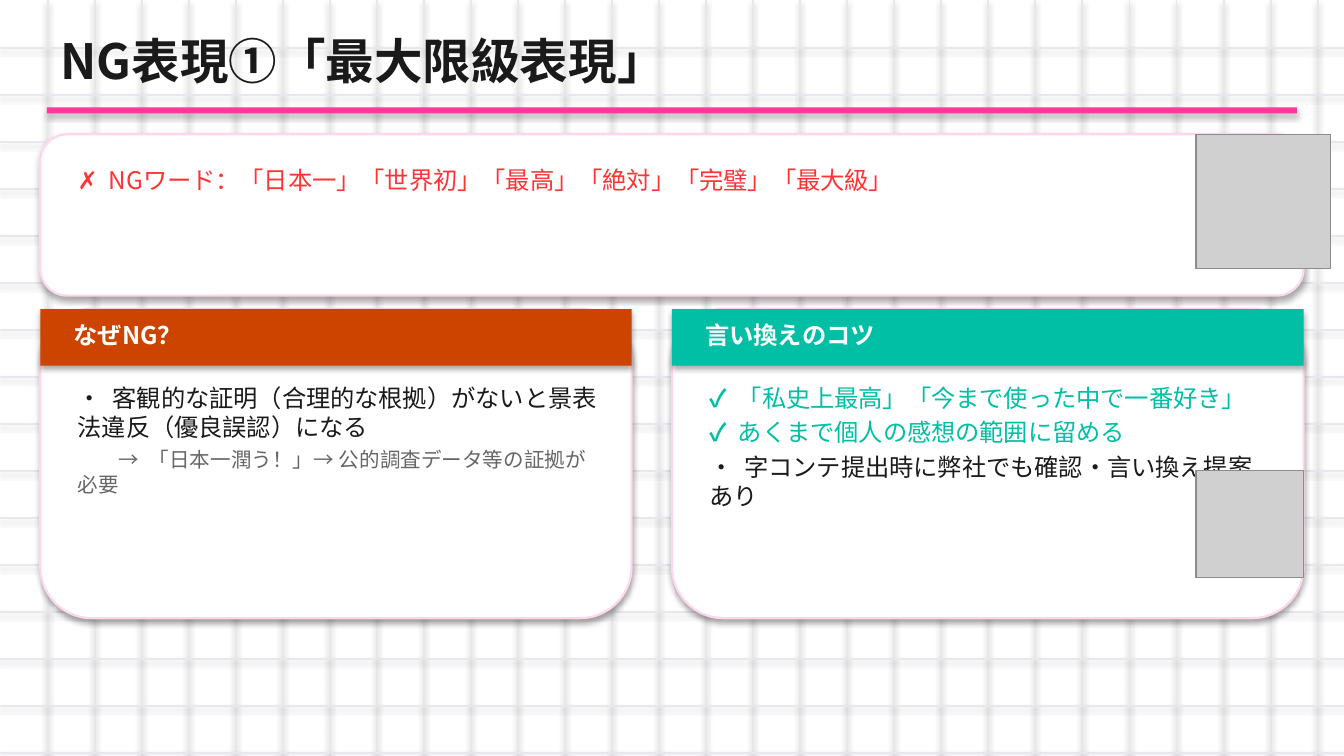
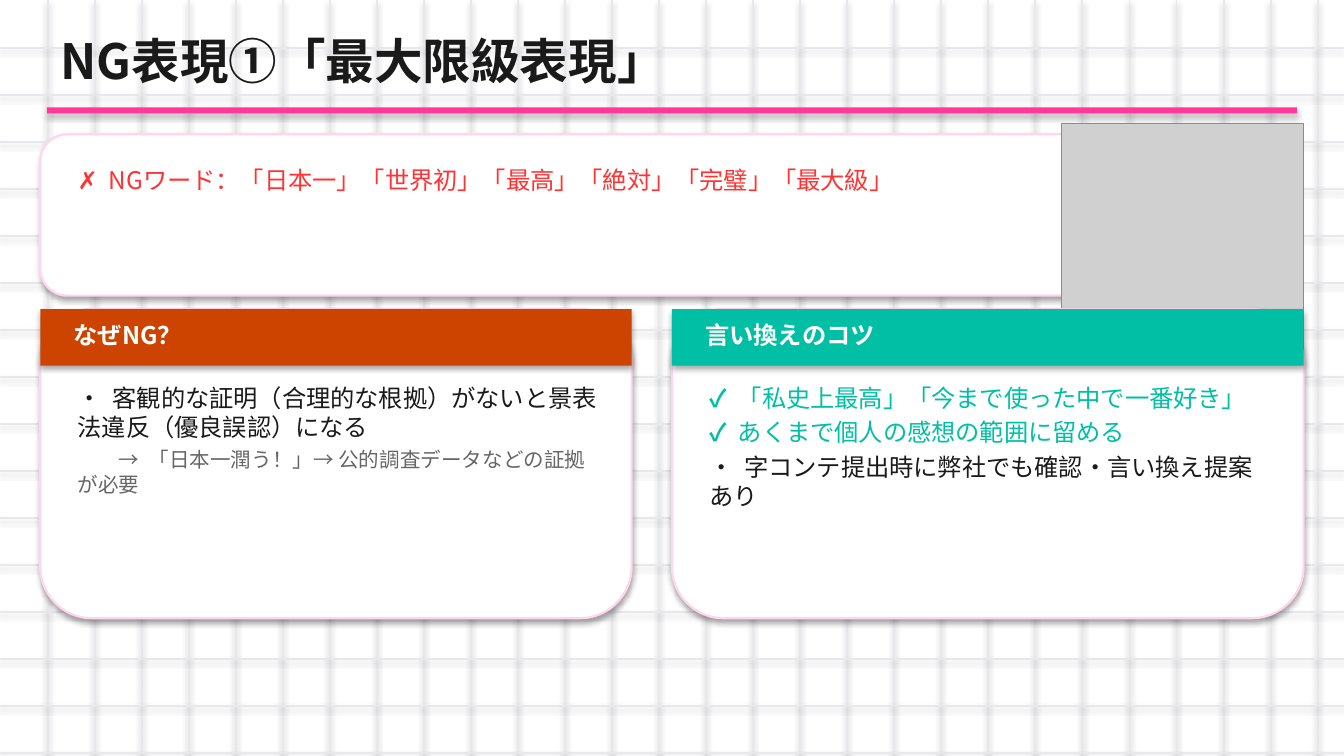
Before and after one commit to nagasawakai-eng/torihada-pptx-editor, a slide deck: slide 12 of TORIHADA_第2週_研修資料.pptx. Drawn at 1344x756 pixels with LibreOffice and Linux fonts; fonts in the diff are those of the drawing; grey boxes stand for pictures. Boxes give left, top, right and bottom in pixels: in the first picture for what was removed or moved away, otherwise in the second. Text is boxed around its words. In the diff, an @@ line names an element or a change of style, - is before the commit and + after.

```diff
--- a/TORIHADA_第2週_研修資料.pptx
+++ b/TORIHADA_第2週_研修資料.pptx
@@ rounded rectangle resized from (x1=40, y1=134, x2=1304, y2=296) to (x1=40, y1=134, x2=1089, y2=296) @@
@@ picture added at (x1=1062, y1=124, x2=1304, y2=460) @@
@@ picture removed at (x1=1196, y1=134, x2=1331, y2=269) @@
@@ text at (x1=78, y1=449, x2=585, y2=494): text changed @@
-→ 「日本一潤う！」→ 公的調査データ等の証拠が必要
+→ 「日本一潤う！」→ 公的調査データなどの証拠が必要
@@ picture removed at (x1=1196, y1=470, x2=1304, y2=578) @@
```
Also in this commit, not shown: 23 other slides changed, 13 other files.
